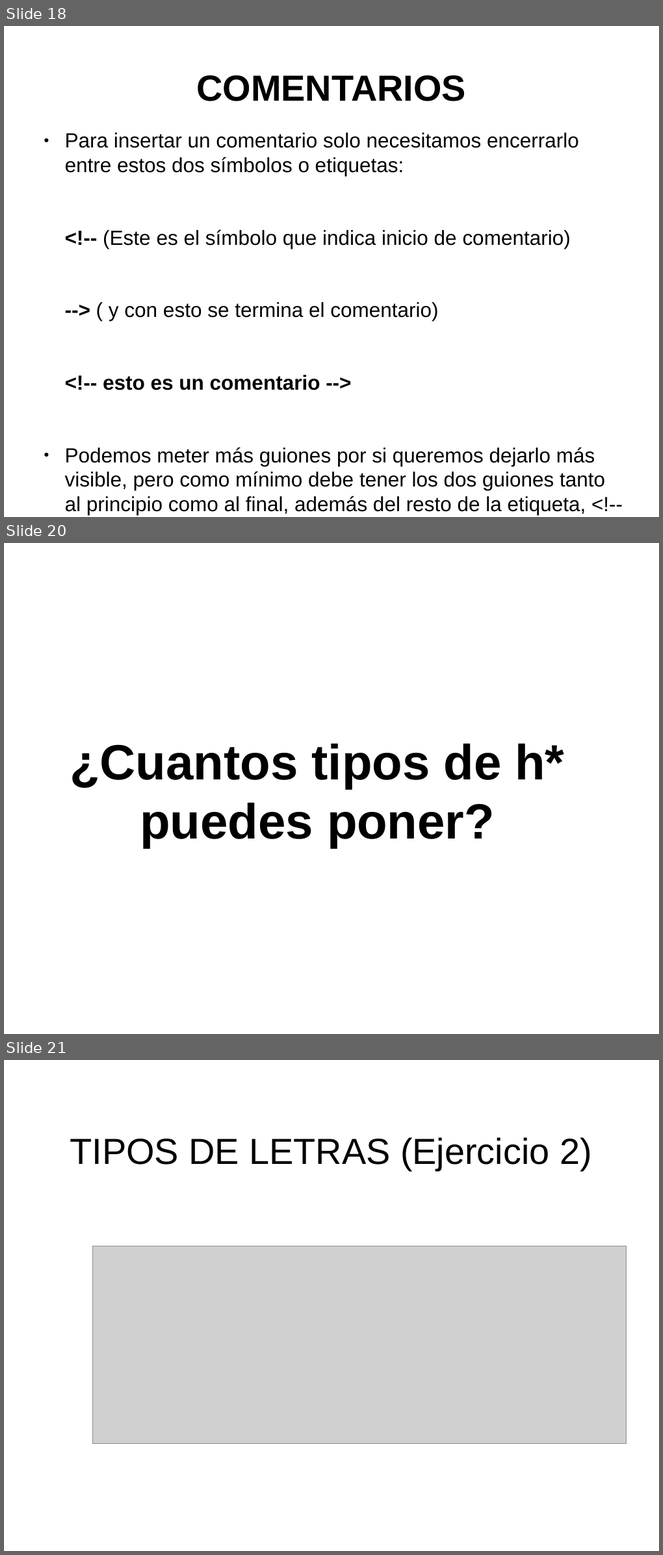
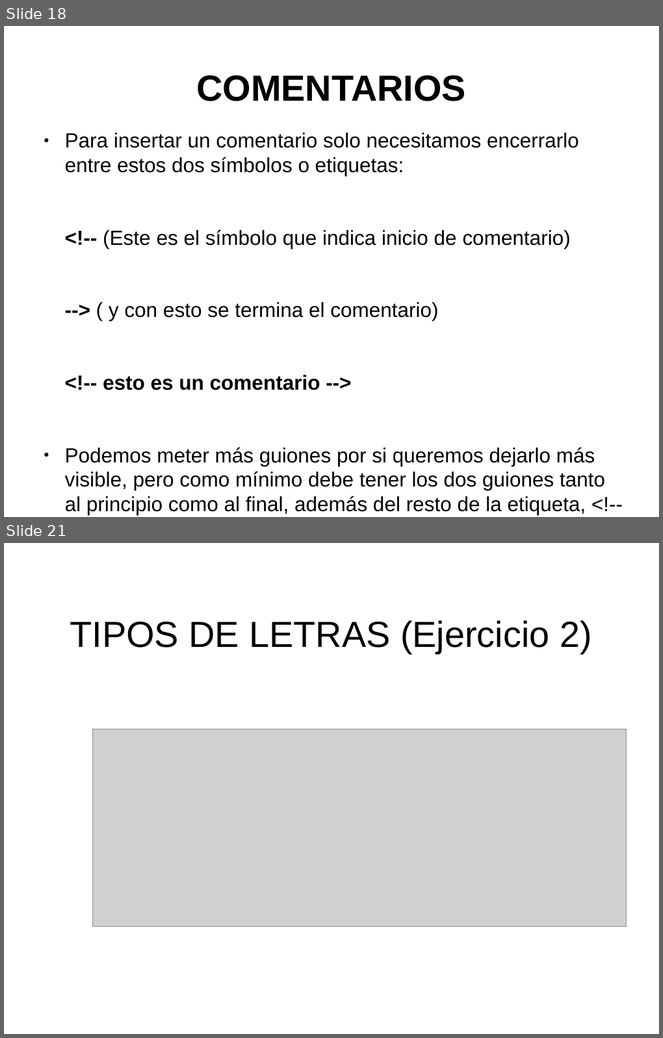
Before and after one commit to toblerone554/CampusInfantil2016, a slide deck: Veteranos/html/PresentaciónHTML.odp. Shown one above the other, each under a label of ours: slides 18, 20 and 21 before the commit, slides 18 and 21 after it; the slides between them are not shown. The pictures are 663x1555 and 663x1038 pixels, drawn with LibreOffice and Linux fonts; fonts in the diff are those of the drawing; grey boxes stand for pictures. Boxes give left, top, right and bottom in pixels: in the first picture for what was removed or moved away, otherwise in the second. Text is boxed around its words. In the diff, an @@ line names an element or a change of style, - is before the commit and + after.

```diff
--- a/Veteranos/html/PresentaciónHTML.odp
+++ b/Veteranos/html/PresentaciónHTML.odp
@@ slide 20 removed at box(4, 543, 659, 1034), background #FFFFFF @@
@@ title removed at box(70, 743, 564, 849) @@
-¿Cuantos tipos de h* puedes poner?
```
Also in this commit, not shown: 7 slides changed, 4 slides added, 8 other files.
